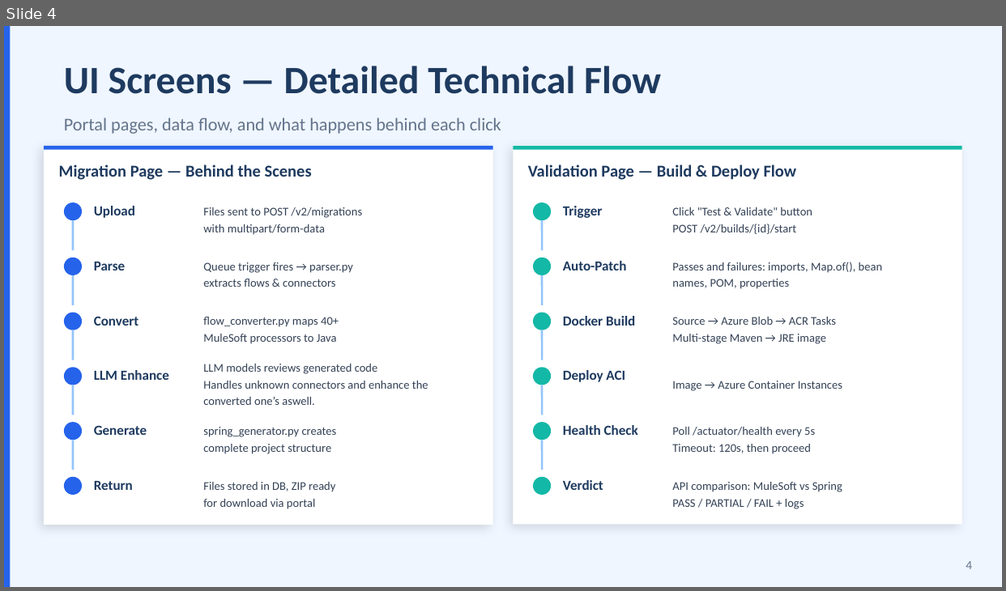
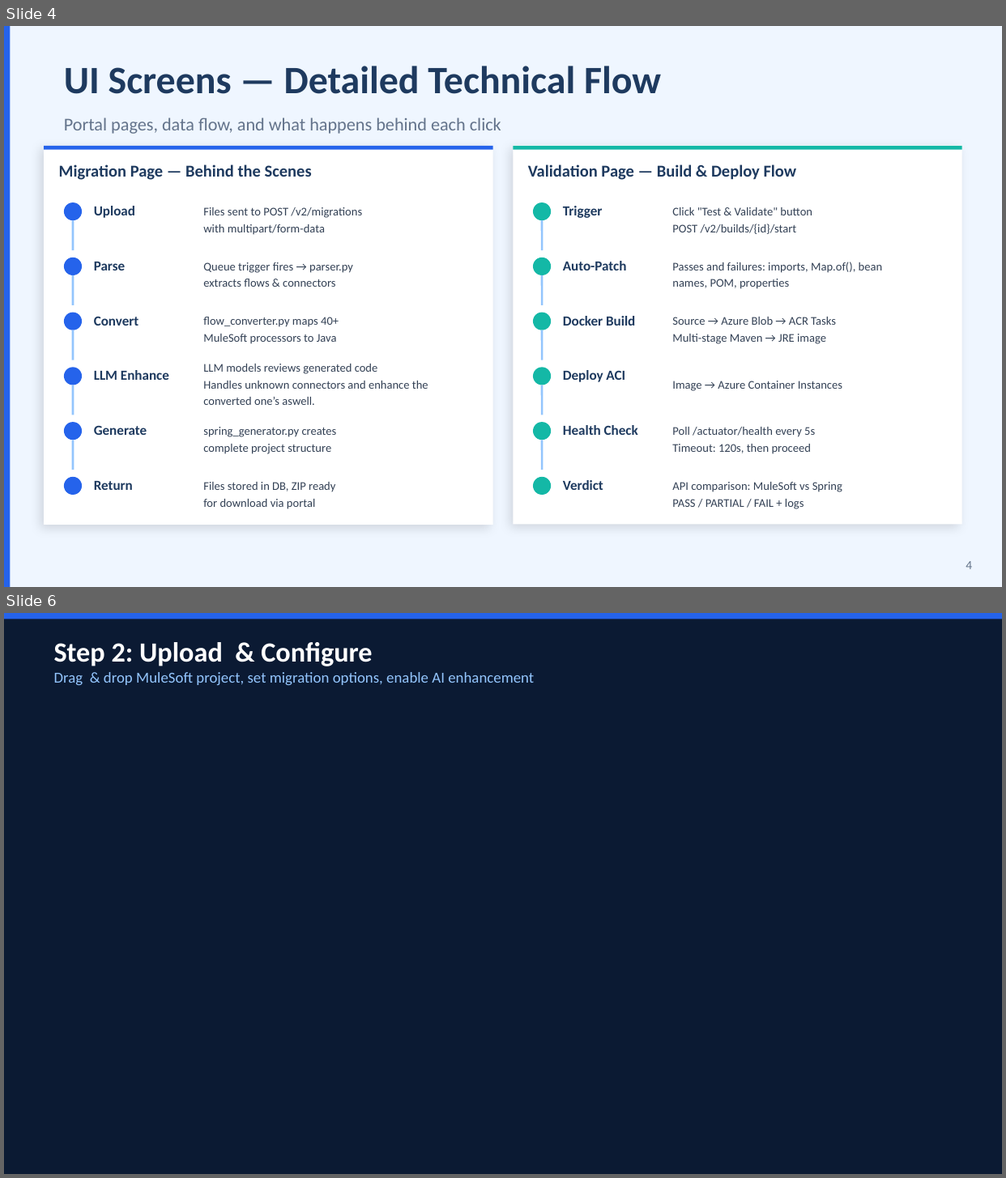
Before and after one commit to harinadh70/mule-migrator, a slide deck: MuleSoft-to-SpringBoot-Migrator-Technical-Presentation.pptx. Shown one above the other, each under a label of ours: slide 4 before the commit, slides 4 and 6 after it; the slides between them are not shown. The pictures are 1006x591 and 1006x1178 pixels, drawn with LibreOffice and Linux fonts; fonts in the diff are those of the drawing; grey boxes stand for pictures. Boxes give left, top, right and bottom in pixels: in the first picture for what was removed or moved away, otherwise in the second. Text is boxed around its words. In the diff, an @@ line names an element or a change of style, - is before the commit and + after.

```diff
--- a/MuleSoft-to-SpringBoot-Migrator-Technical-Presentation.pptx
+++ b/MuleSoft-to-SpringBoot-Migrator-Technical-Presentation.pptx
@@ slide 6 added at [4, 613, 1002, 1174], background #FFFFFF @@
@@ rectangle added at [4, 613, 1002, 1174], fill #0B1A33 @@
@@ rectangle added at [4, 613, 1002, 619], fill #2563EB @@
@@ text added at [54, 642, 372, 666], 20 pt, text #FFFFFF, bold @@
+Step 2: Upload & Configure
@@ text added at [54, 672, 534, 685], 11 pt, text #93C5FD @@
+Drag & drop MuleSoft project, set migration options, enable AI enhancement
```
Also in this commit, not shown: 8 other slides added, 9 slides removed.
